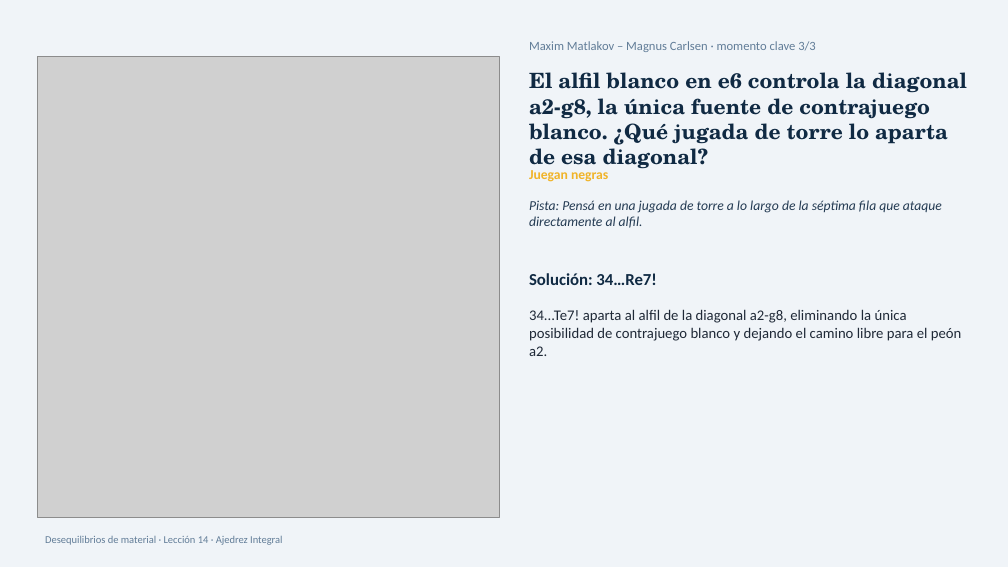
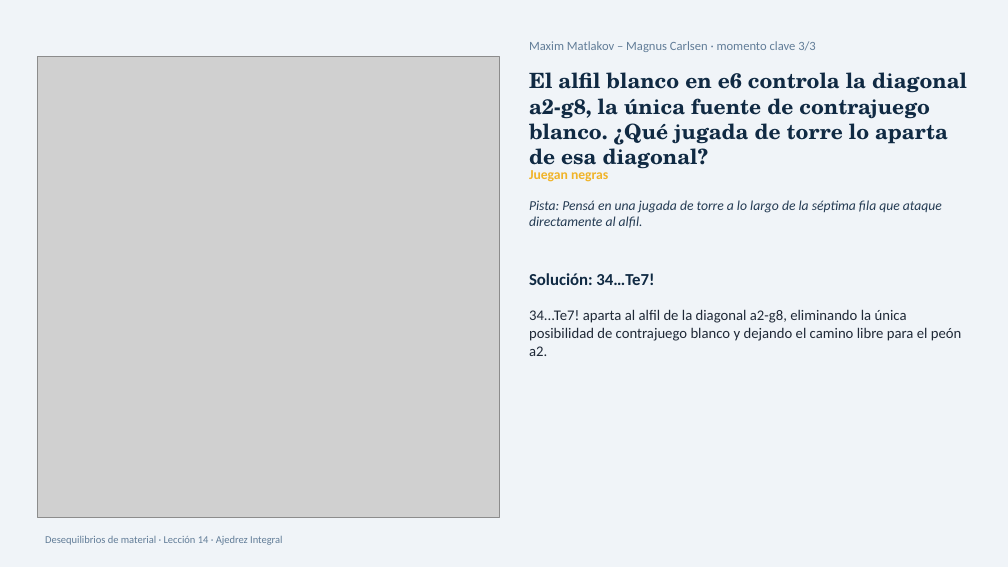
Before and after one commit to GMpupilo2026/Pagina-Completa, a slide deck: slide 19 of cursos/recursos/desequilibrios-de-material/14-sacrificios-de-calidad-iii.pptx. Drawn at 1008x567 pixels with LibreOffice and Linux fonts; fonts in the diff are those of the drawing; grey boxes stand for pictures. Boxes give left, top, right and bottom in pixels: in the first picture for what was removed or moved away, otherwise in the second. Text is boxed around its words. In the diff, an @@ line names an element or a change of style, - is before the commit and + after.

```diff
--- a/cursos/recursos/desequilibrios-de-material/14-sacrificios-de-calidad-iii.pptx
+++ b/cursos/recursos/desequilibrios-de-material/14-sacrificios-de-calidad-iii.pptx
@@ text at (529,273,654,285): text changed @@
-Solución: 34…Re7!
+Solución: 34…Te7!
```
Also in this commit, not shown: 1 other slide changed, 23 other files.
